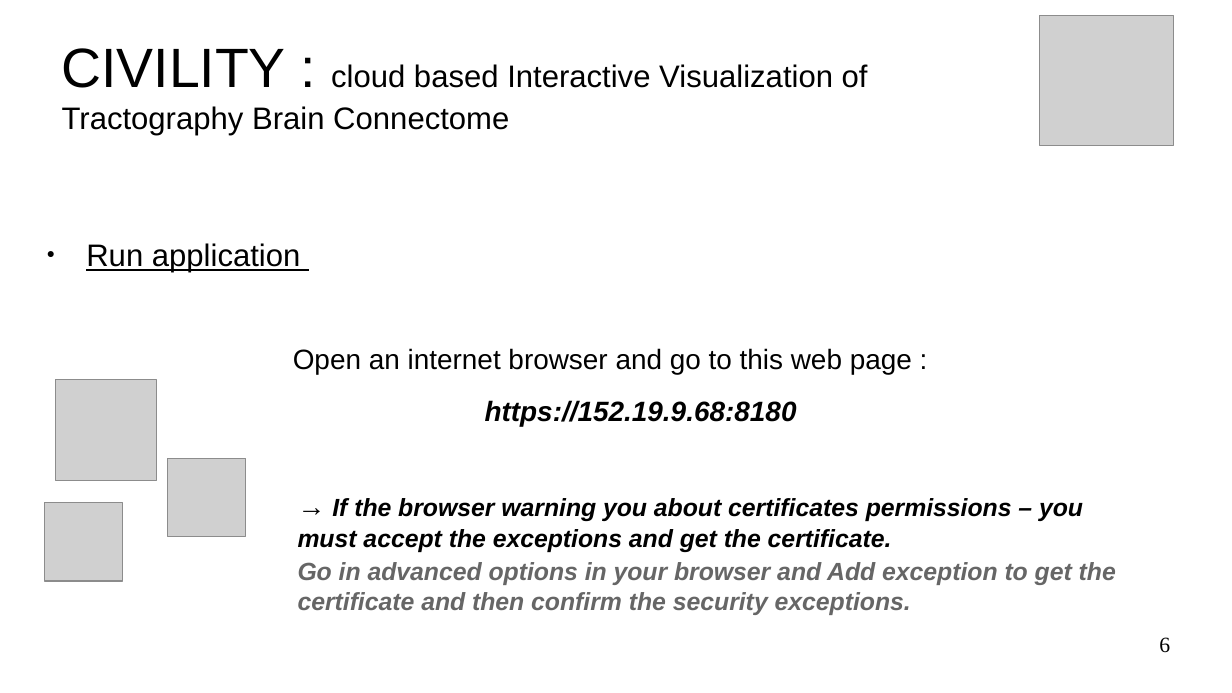
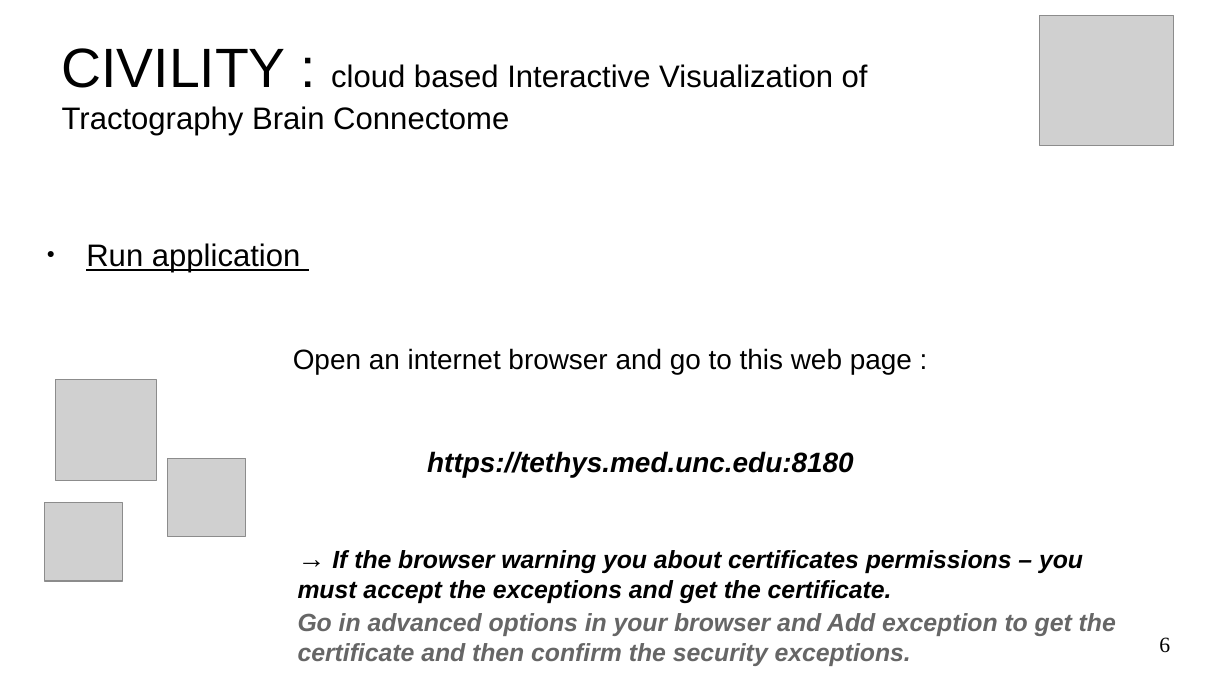
Before and after one commit to NIRALUser/CIVILITY, a slide deck: slide 6 of doc/tutorialCIVILITY.odp. Drawn at 1232x693 pixels with LibreOffice and Linux fonts; fonts in the diff are those of the drawing; grey boxes stand for pictures; background and template pictures are left out. Boxes give left, top, right and bottom in pixels: in the first picture for what was removed or moved away, otherwise in the second. Text is boxed around its words. In the diff, an @@ line names an element or a change of style, - is before the commit and + after.

```diff
--- a/doc/tutorialCIVILITY.odp
+++ b/doc/tutorialCIVILITY.odp
@@ text at box(427, 451, 854, 477): text changed @@
-  https://152.19.9.68:8180
+  https://tethys.med.unc.edu:8180
```
Also in this commit, not shown: 2 other slides changed, 3 other files.
